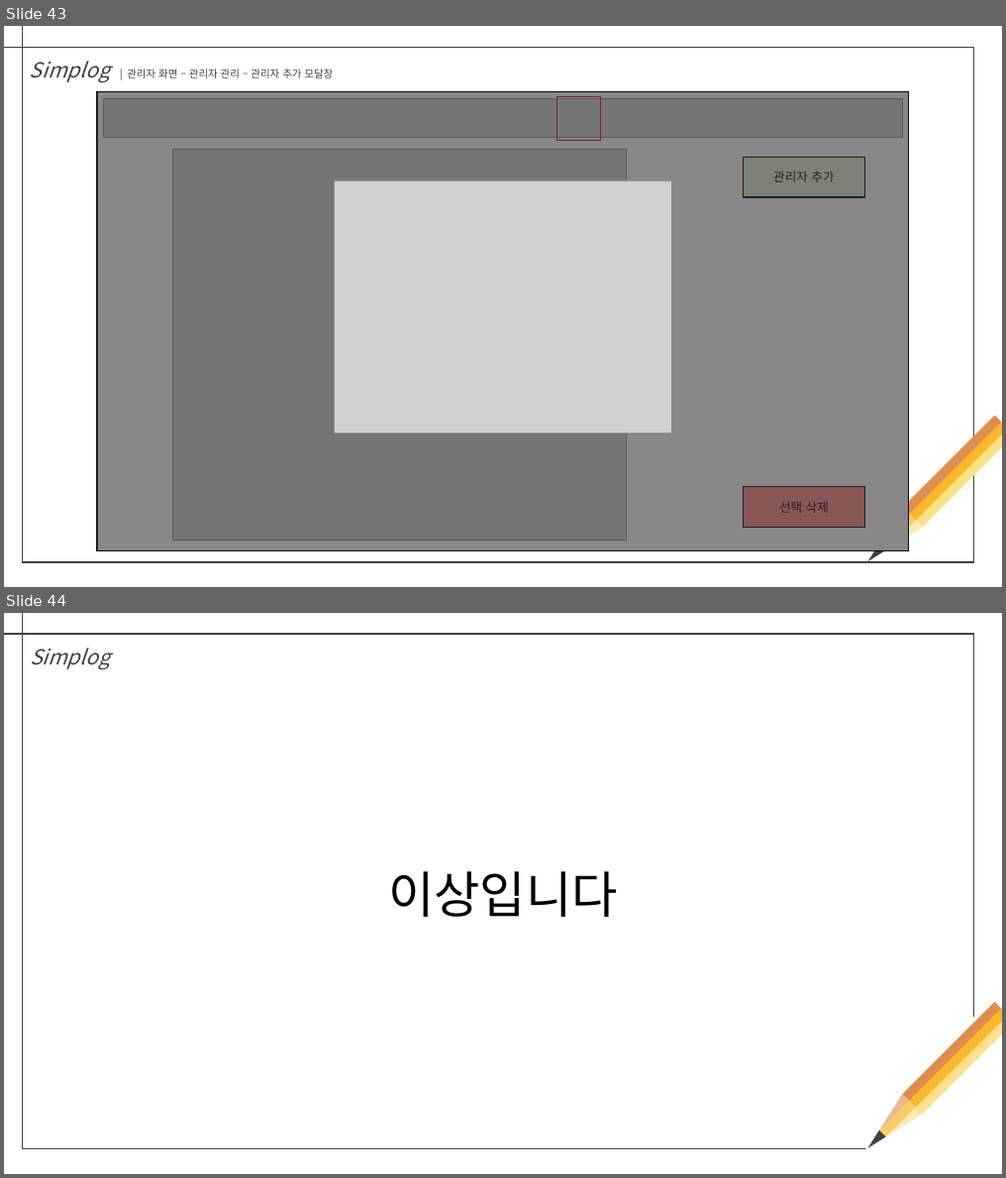
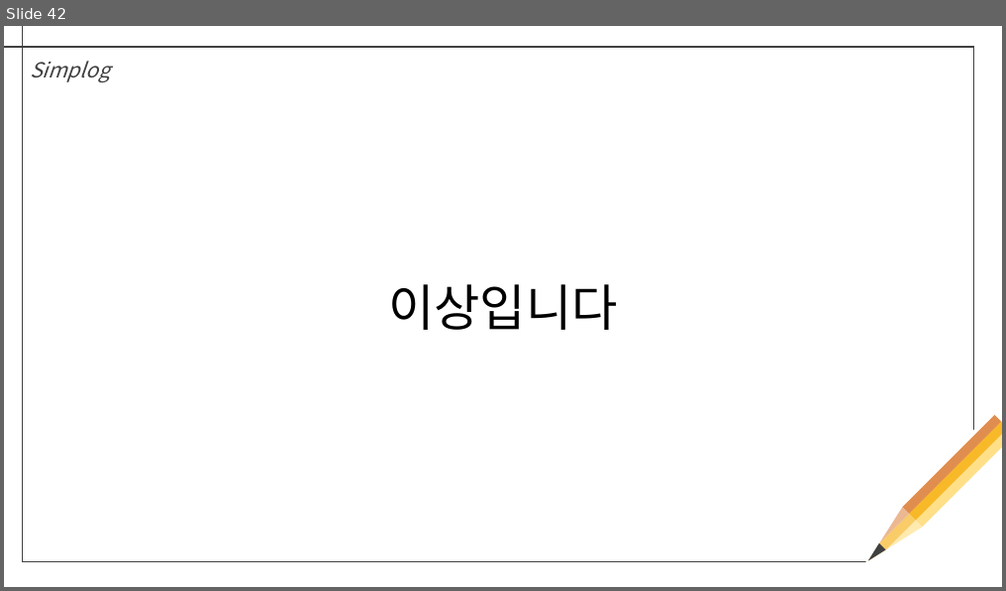
Before and after one commit to ticod/simplog, a slide deck: docs/[simplog] 화면 설계.pptx. Shown one above the other, each under a label of ours: slides 43 and 44 before the commit, slide 42 after it. The pictures are 1006x1178 and 1006x591 pixels, drawn with LibreOffice and Linux fonts; fonts in the diff are those of the drawing; grey boxes stand for pictures. Boxes give left, top, right and bottom in pixels: in the first picture for what was removed or moved away, otherwise in the second. Text is boxed around its words. In the diff, an @@ line names an element or a change of style, - is before the commit and + after.

Commit message:
Update 화면 설계, erd

```diff
--- a/docs/[simplog] 화면 설계.pptx
+++ b/docs/[simplog] 화면 설계.pptx
@@ slide 43 removed at <box>4,26,1002,587</box>, background #FFFFFF @@
@@ group removed at <box>4,26,1002,566</box>: 4 rectangles, 3 freeform shapes, 2 lines, 1 triangle @@
@@ text removed at <box>30,61,333,82</box> @@
-Simplog | 관리자 화면 – 관리자 관리 – 관리자 추가 모달창
@@ rectangle removed at <box>97,92,909,552</box> @@
@@ rectangle removed at <box>97,92,909,552</box> @@
@@ picture removed at <box>104,99,902,138</box> @@
@@ rectangle removed at <box>556,96,600,140</box> @@
@@ picture removed at <box>173,149,627,541</box> @@
@@ rectangle removed at <box>743,157,865,197</box> @@
-관리자 추가
@@ picture removed at <box>335,180,672,433</box> @@
@@ rectangle removed at <box>743,487,865,528</box> @@
-선택 삭제
@@ what was slide 44 is now slide 42 @@
```
Also in this commit, not shown: 7 slides changed, 1 other slide removed, 1 other file.
